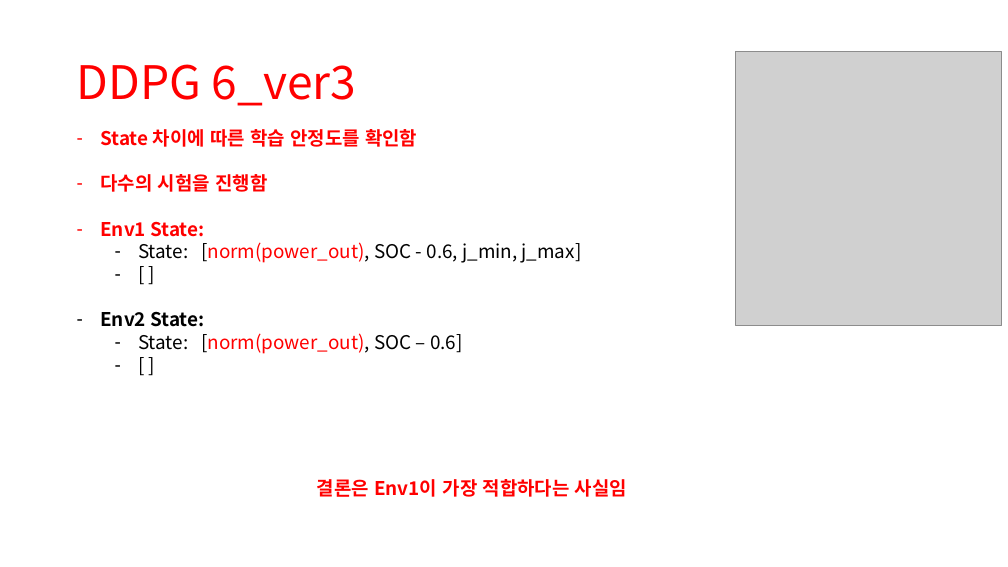
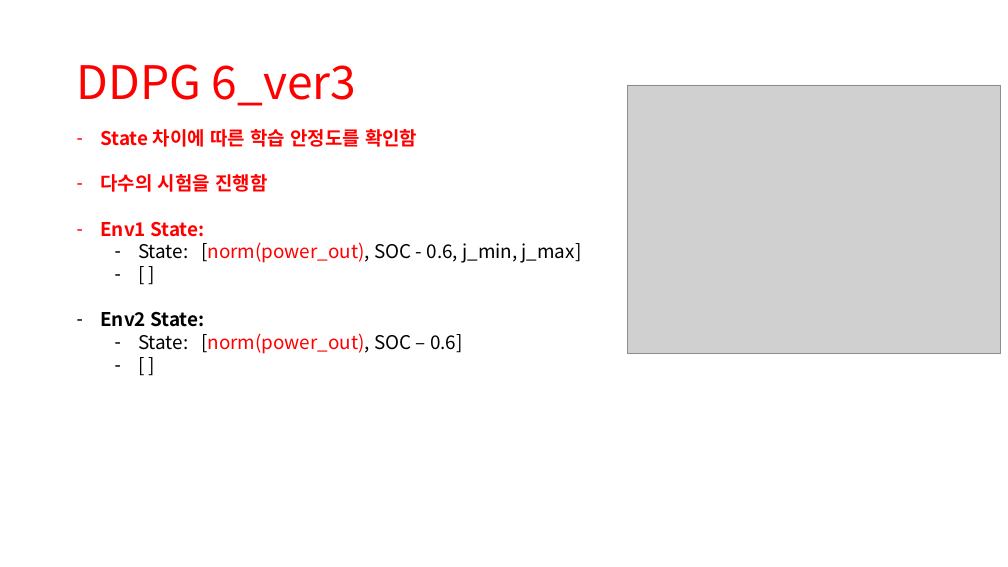
Before and after one commit to zidane89/experiment, a slide deck: slide 24 of 실험정리.pptx (slide 22 before the commit). Drawn at 1008x567 pixels with LibreOffice and Linux fonts; fonts in the diff are those of the drawing; grey boxes stand for pictures. Boxes give left, top, right and bottom in pixels: in the first picture for what was removed or moved away, otherwise in the second. Text is boxed around its words. In the diff, an @@ line names an element or a change of style, - is before the commit and + after.

```diff
--- a/실험정리.pptx
+++ b/실험정리.pptx
@@ picture: place and size @@
-picture at <box>736,51,1002,325</box>
+picture at <box>628,85,1000,353</box>
@@ text removed at <box>317,479,627,497</box> @@
-결론은 Env1이 가장 적합하다는 사실임
```
Also in this commit, not shown: 6 other slides changed, 2 slides added.
